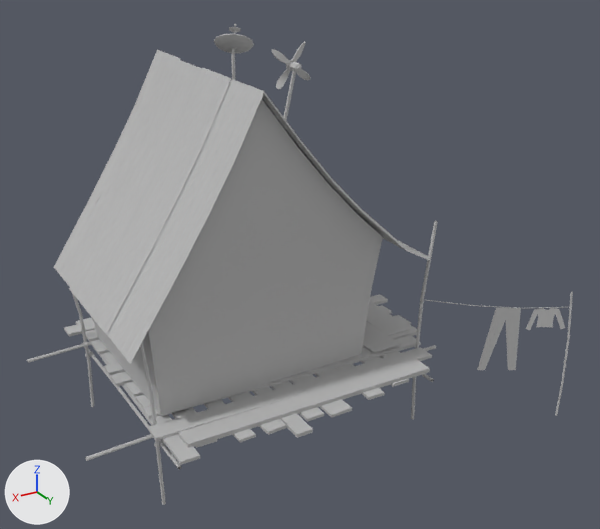
One commit to the FBX model ProjectShowOff/Assets/Meshes with textures/Environmental assets/Houses/House_01.fbx: the scene before it, then after it.
Rendered twice from a camera (50 mm lens) standing at (12.9, 26.8, 19.6) and looking at (-3.2, 0.0, 6.2). The lights are fixed; the arrows at lower left show +X, +Y and +Z. Where no turn or scale is listed for an object, it has been applied to the vertices.

In view in the first picture: 'House_combined'.
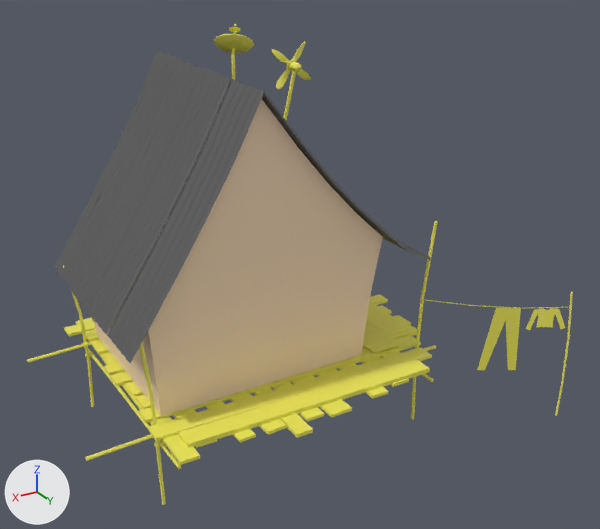
What changed in the scene script:
```text
Add mat_house_base:
    mat_house_base = principled_material('House_Base')
    mat_house_base.base_color = (0.956, 0.722, 0.496)  # beige #faddbb
Add mat_details:
    mat_details = principled_material('Details')
    mat_details.base_color = (0.872, 0.832, 0.102)  # yellow #f0eb5a
Add mat_metal_plates:
    mat_metal_plates = principled_material('Metal_plates')
    mat_metal_plates.base_color = (0.107, 0.107, 0.107)  # dark grey #5c5c5c
Change me_mesh:
    used by ob_house_combined; location = (0.0, 0.0, 0.0)
    remove me_mesh.from_pydata(...)  # 3141 vertices, 2347 faces; spans x -11.8..7.3, y -9.9..7.0, z -0.2..15.9
    add me_mesh.from_pydata(...)  # 3151 vertices, 2417 faces; spans x -11.8..7.3, y -9.9..7.0, z -0.2..15.9
    me_mesh part 1
    2 vertices are removed from x -0.1, y 0.6, z 15.1
    194 faces are deleted
    4 vertices in x -3.2..-2.5, y 6.0, z 3.2..3.3 move by (-0.2, 0.0, 0.0)
    4 vertices in x 4.8, y 2.5..3.2, z 3.3..3.4 move by (0.2, 0.2, 0.0)
    27 vertices move within x -6.2..3.8, y -4.1..4.1, z 2.5..14.6
    12 vertices are added at x -11.8..7.3, y -4.8..6.7, z 2.5..8.6
    58 new faces join them, mat_metal_plates (dark grey #5c5c5c)
    27 new faces join them, mat_house_base (beige #faddbb)
    179 new faces join them, mat_details (yellow #f0eb5a)
    me_mesh part 2: 953 faces spanning x -6.6..5.7, y -4.6..4.3, z 3.4..14.5 switch from mat_lambert1 (grey #bcbcbc) to mat_metal_plates (dark grey #5c5c5c)
    me_mesh part 3: 142 faces spanning x -4.6..4.8, y -4.3..3.9, z 3.4..14.2 switch from mat_lambert1 (grey #bcbcbc) to mat_house_base (beige #faddbb)
    me_mesh part 4: 1058 faces spanning x -11.8..7.3, y -9.9..7.0, z -0.2..15.9 switch from mat_lambert1 (grey #bcbcbc) to mat_details (yellow #f0eb5a)
```

Location of each change, [x1, y1, x2, y2] in pixels of the pictures (600 x 529 px; the box of a moved part takes in the faces that stretch with it):
part 1 of me_mesh, moved or reshaped: before [57, 51, 473, 420]; after [27, 51, 572, 469]
part 2 of me_mesh, recoloured: [54, 49, 431, 364] in both
part 3 of me_mesh, recoloured (grey to beige): [93, 89, 383, 416] in both
part 4 of me_mesh, recoloured (grey to yellow): [27, 24, 573, 505] in both
